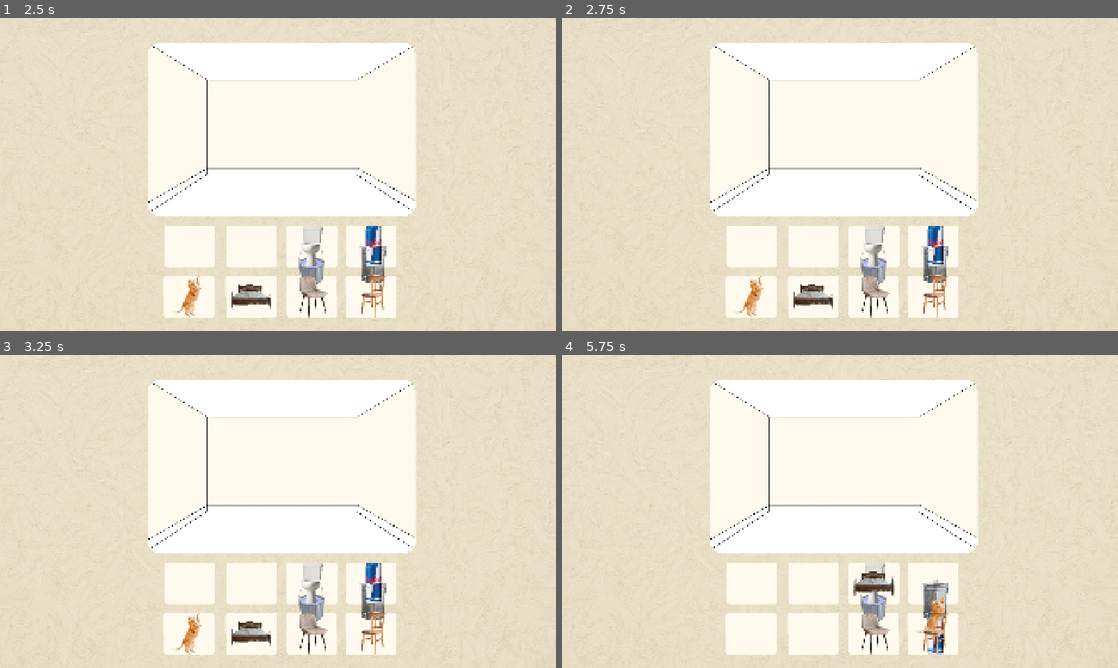
Above: before the commit, frames 1-4 (two rows, left to right).
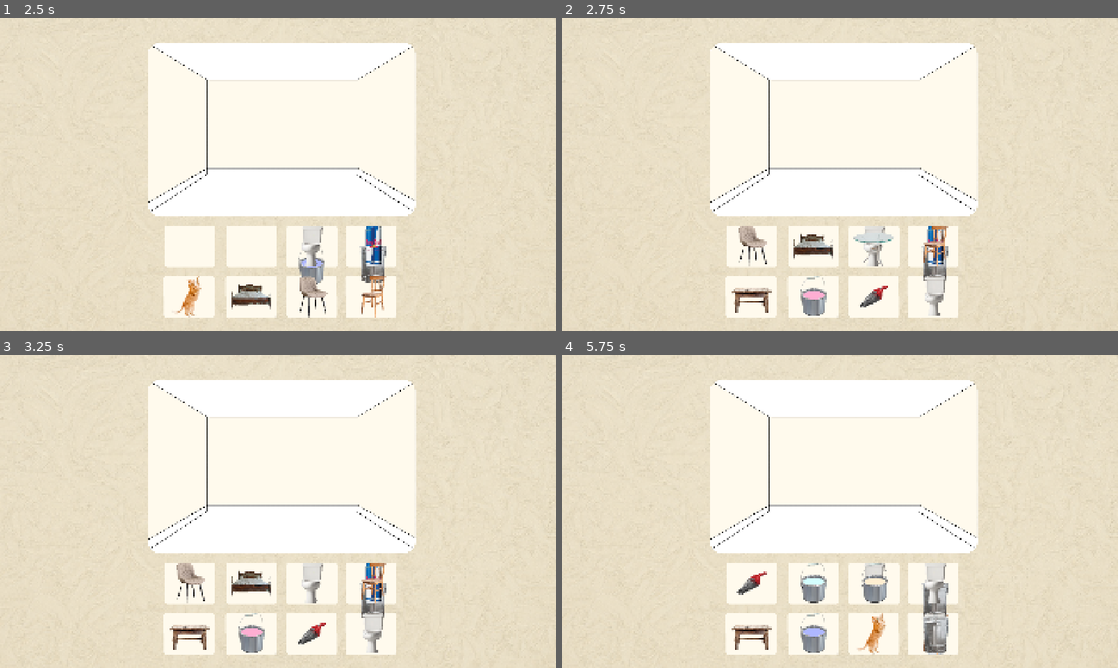
Above: after the commit, the same moments.

Repository: wgold152/hackathon
Game: Godot game, scene res://scenes/menu.tscn
The game is run twice, just before and just after one commit, with the same random seed, the same clock (stepped at 60 frames per second) and the same inputs.
Inputs (mouse positions are in pixels of both pictures, inside the frame that each line leads up to):
- Up to frame 1 (2.5 s): click "Start room" at 0.5 s; tap Enter at 1.25 s; drag from (189, 246) to (311, 265) at 1.27 s; tap Space at 2 s; drag from (250, 246) to (372, 262) at 2.02 s
- Up to frame 2 (2.75 s): no input
- Up to frame 3 (3.25 s): move the mouse to (311, 583) at 2.77 s; click (311, 583) at 2.92 s
- Up to frame 4 (5.75 s): tap Enter at 3.5 s; drag from (934, 580) to (751, 649) at 3.52 s; tap Space at 4.25 s; drag from (751, 633) to (934, 617) at 4.27 s; drag from (812, 633) to (873, 583) at 5.02 s

Frame 1 is identical in both runs. In frame 2, 3.0% of the frame differs, in the area x 30-70%, y 66-96%; in frame 3, 2.9%; in frame 4, 3.3%.
Error in both runs: Cannot call method 'get_overlapping_areas' on a null value. (res://scripts/paint_can.gd:25)

Commit message:
I have a question for god

Diff:
--- a/scripts/furniture.gd
+++ b/scripts/furniture.gd
@@ -13,7 +13,9 @@
 func _ready() -> void:
 	input_event.connect(drag)
 	call_deferred("set_last_position")
-	floorArea = get_tree().get_first_node_in_group("Floor Area")
+	floorArea = get_node(".")
+	print("this node is")
+	print(floorArea)
 	ground = get_node("Ground")
 
 func set_last_position():
